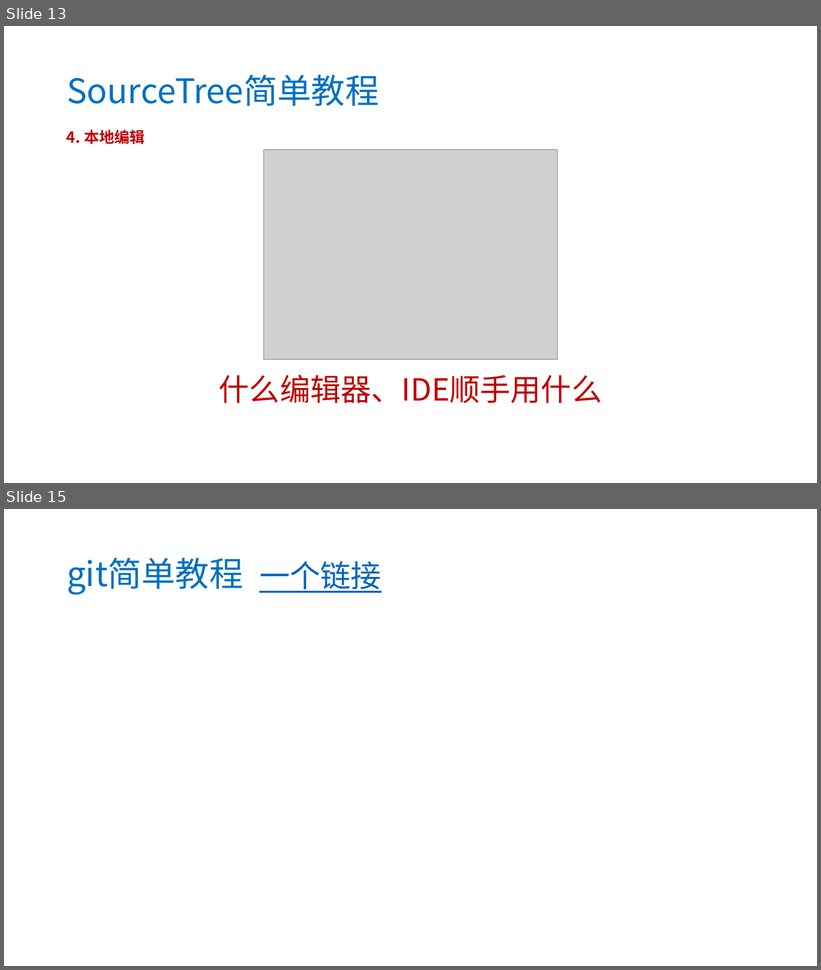
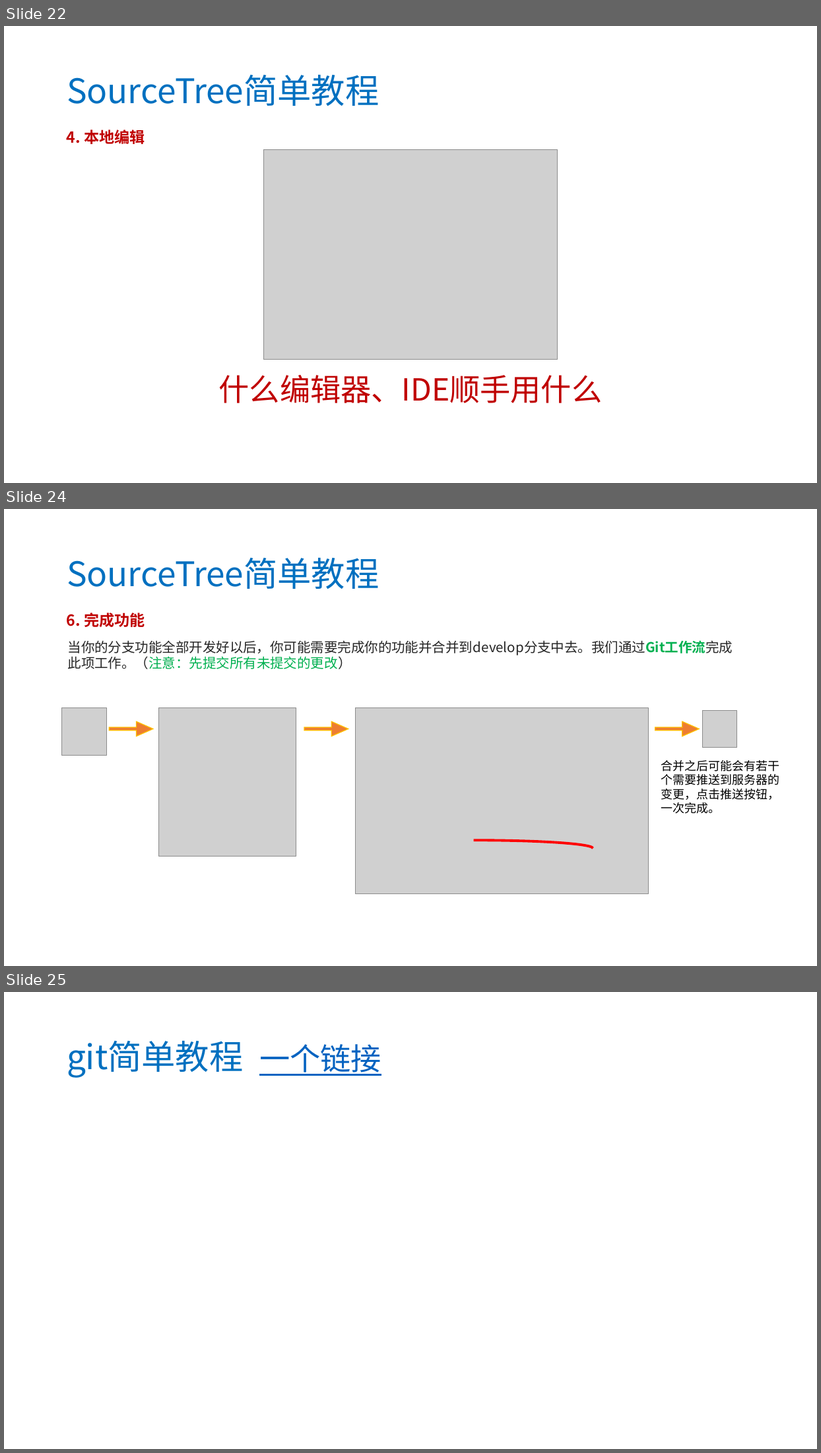
Before and after one commit to zouyusky/IS-Courses, a slide deck: C0_for_teacher/assets/docs/使用Github开发自主学习网站.pptx. Shown one above the other, each under a label of ours: slides 13 and 15 before the commit, slides 22, 24 and 25 after it; the slides between them are not shown. The pictures are 821x970 and 821x1453 pixels, drawn with LibreOffice and Linux fonts; fonts in the diff are those of the drawing; grey boxes stand for pictures. Boxes give left, top, right and bottom in pixels: in the first picture for what was removed or moved away, otherwise in the second. Text is boxed around its words. In the diff, an @@ line names an element or a change of style, - is before the commit and + after.

Commit message:
更新了使用Github开发自主学习网站.pptx

```diff
--- a/C0_for_teacher/assets/docs/使用Github开发自主学习网站.pptx
+++ b/C0_for_teacher/assets/docs/使用Github开发自主学习网站.pptx
@@ slide 24 added at box(4, 509, 817, 966), background #FFFFFF @@
@@ title added at box(67, 558, 379, 589), 40 pt, text #0070C0 @@
+SourceTree简单教程
@@ text added at box(67, 613, 145, 627), 18 pt, text #C00000, bold @@
+6. 完成功能
@@ text added at box(68, 640, 733, 669), 16 pt, text #262626 @@
+当你的分支功能全部开发好以后，你可能需要完成你的功能并合并到develop分支中去。我们通过Git工作流完成此项工作。（注意：先提交所有未提交的更改）
@@ picture added at box(62, 708, 107, 755) @@
@@ right arrow added at box(109, 722, 153, 737), fill #ED7D31, outline #FFC000 1 pt @@
@@ picture added at box(159, 708, 296, 857) @@
@@ right arrow added at box(305, 722, 349, 737), fill #ED7D31, outline #FFC000 1 pt @@
@@ picture added at box(355, 708, 648, 894) @@
@@ right arrow added at box(655, 722, 700, 737), fill #ED7D31, outline #FFC000 1 pt @@
@@ picture added at box(702, 711, 737, 747) @@
@@ text added at box(661, 760, 780, 814), 14 pt, text #000000 @@
+合并之后可能会有若干个需要推送到服务器的变更，点击推送按钮，一次完成。
@@ arc (boxed as its full ellipse) added at box(354, 841, 593, 857), outline #FF0000 3 pt @@
@@ what was slide 13 is now slide 22 @@
@@ what was slide 15 is now slide 25 @@
```
Also in this commit, not shown: 6 slides changed, 9 other slides added.
